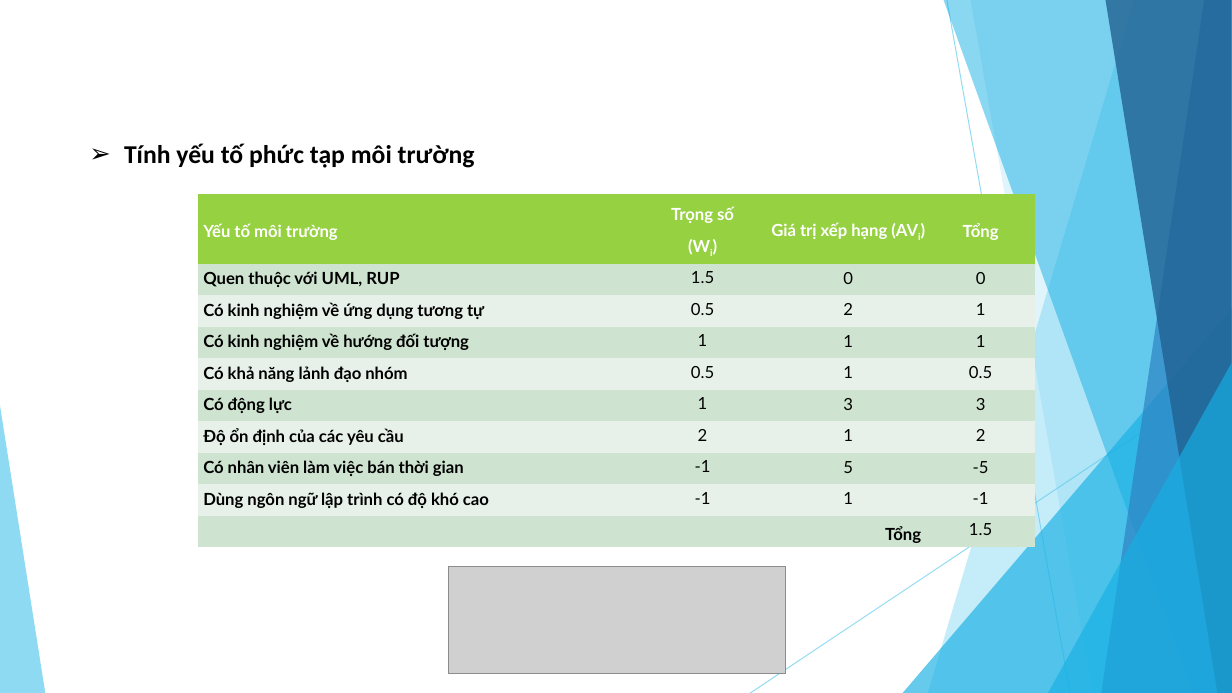
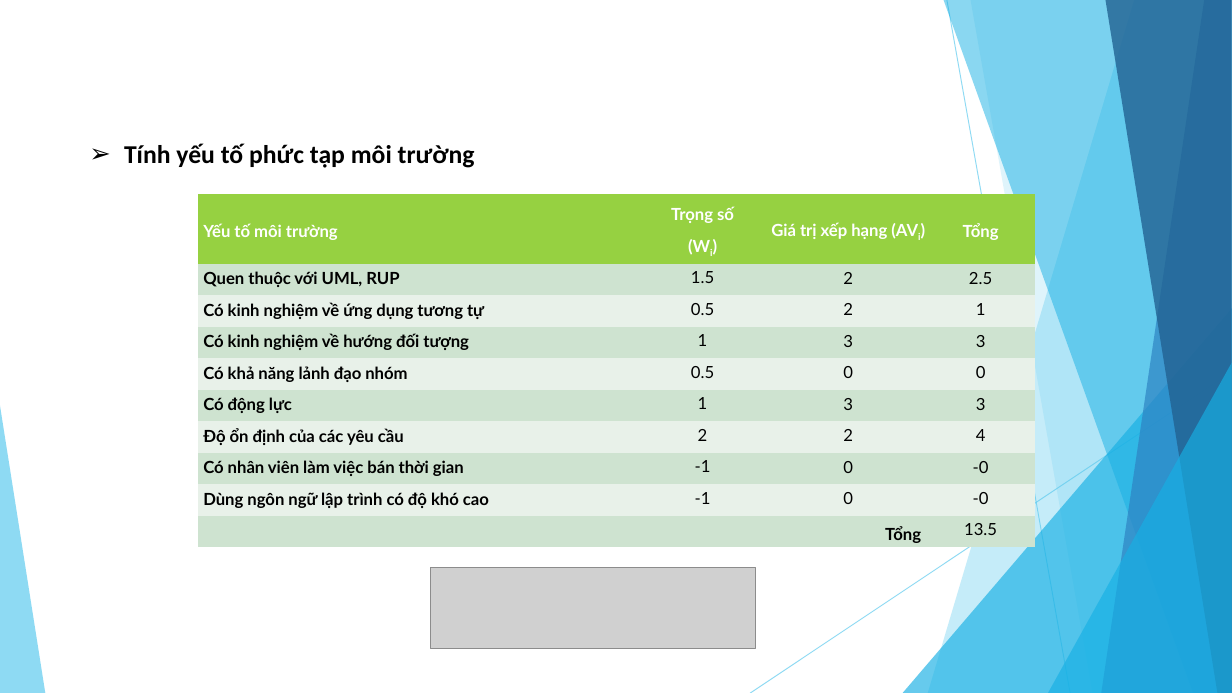
Before and after one commit to Project-Manager-Subject/ecom-shop, a slide deck: slide 14 of blog/docs/webiste_maytinh.pptx. Drawn at 1232x693 pixels with LibreOffice and Linux fonts; fonts in the diff are those of the drawing; grey boxes stand for pictures. Boxes give left, top, right and bottom in pixels: in the first picture for what was removed or moved away, otherwise in the second. Text is boxed around its words. In the diff, an @@ line names an element or a change of style, - is before the commit and + after.

```diff
--- a/blog/docs/webiste_maytinh.pptx
+++ b/blog/docs/webiste_maytinh.pptx
@@ table at (x1=199, y1=194, x2=1035, y2=547) @@
-row 2, column 3: 0
+row 2, column 3: 2
-row 2, column 4: 0
+row 2, column 4: 2.5
-row 4, column 3: 1
+row 4, column 3: 3
-row 4, column 4: 1
+row 4, column 4: 3
-row 5, column 3: 1
+row 5, column 3: 0
-row 5, column 4: 0.5
+row 5, column 4: 0
-row 7, column 3: 1
+row 7, column 3: 2
-row 7, column 4: 2
+row 7, column 4: 4
-row 8, column 3: 5
+row 8, column 3: 0
-row 8, column 4: -5
+row 8, column 4: -0
-row 9, column 3: 1
+row 9, column 3: 0
-row 9, column 4: -1
+row 9, column 4: -0
-row 10, column 4: 1.5
+row 10, column 4: 13.5
@@ picture resized from (x1=448, y1=567, x2=786, y2=675) to (x1=431, y1=567, x2=756, y2=648) @@
```
Also in this commit, not shown: 17 other slides changed, 13 slides added, 17 slides removed, 1 other file.
